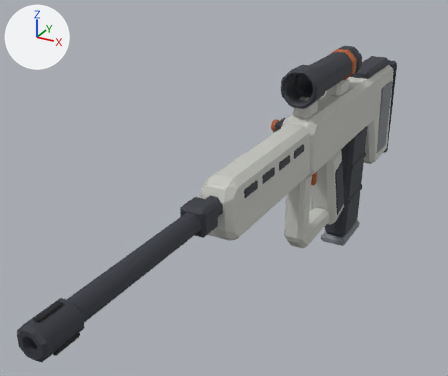
The glTF model roblox/assets/weapons-kit/w_ar@ar_bullpup.glb: old version first, new version second.
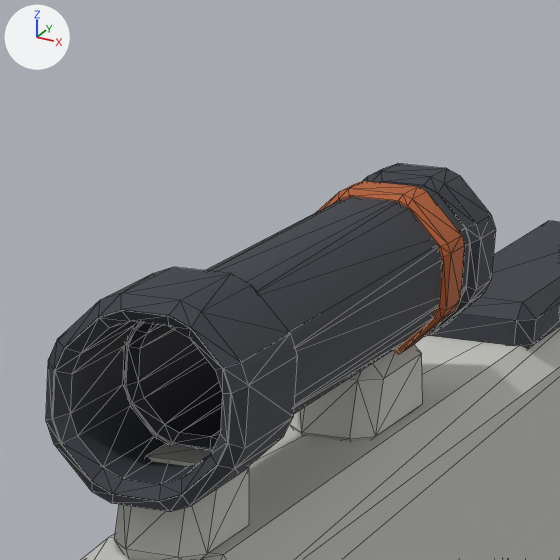
The first picture shows the older version from a camera (50 mm lens) standing at (0.39, -1.05, 0.386) and looking at (-0.098, -0.162, -0.058). The close-ups show the older and then the newer version on the part from 61% to 83% of the width and 4% to 31% of the height of that picture. Only the edits that show in the close-ups are written down. Every picture has the same lights, and +X, +Y and +Z are marked at upper left. The close-ups show mesh edges as thin lines. Vertices at exactly the same position are counted once.

The older version as bpy lines, for what is in view:
```python
me_optic_wza__shell__pc6c7c1 = bpy.data.meshes.new('optic_wzA__shell__pc6c7c1')
me_optic_wza__shell__pc6c7c1.from_pydata(...)  # 48 vertices, 88 faces; spans x -0.016..0.016, y -0.064..0.163, z 0.056..0.09
me_optic_wza__shell__pc6c7c1.materials.append(mat_shell)  # light grey #c6c7c1
# before: 7 (0.009, -0.025, 0.09), 11 (0.009, -0.051, 0.09) at pixel (198, 463), 18 (-0.009, -0.025, 0.09), 22 (-0.009, -0.051, 0.09) at pixel (145, 456)
# before: 31 (0.009, 0.148, 0.09), 35 (0.009, 0.109, 0.09), 42 (-0.009, 0.148, 0.09), 46 (-0.009, 0.109, 0.09)
me_optic_wzn__orange__pb45d2d = bpy.data.meshes.new('optic_wzN__orange__pb45d2d')
me_optic_wzn__orange__pb45d2d.from_pydata(...)  # 128 vertices, 256 faces; spans x -0.0291..0.0291, y 0.13..0.15, z 0.0849..0.1431
me_optic_wzn__orange__pb45d2d.materials.append(mat_orange)  # orange #b45d2d
me_stock_wzb__dark__p353840 = bpy.data.meshes.new('stock_wzB__dark__p353840')
me_stock_wzb__dark__p353840.from_pydata(...)  # 48 vertices, 88 faces; spans x -0.035..0.035, y 0.262..0.469, z -0.172..0.078
me_stock_wzb__dark__p353840.materials.append(mat_dark)  # dark grey #353840
ob_optic_wza__shell__pc6c7c1 = bpy.data.objects.new('optic_wzA__shell__pc6c7c1', me_optic_wza__shell__pc6c7c1)
ob_optic_wza__shell__pc6c7c1.location = (0.0, 0.0, 0.0)
ob_optic_wzn__orange__pb45d2d = bpy.data.objects.new('optic_wzN__orange__pb45d2d', me_optic_wzn__orange__pb45d2d)
ob_optic_wzn__orange__pb45d2d.location = (0.0, 0.0, 0.0)
ob_stock_wzb__dark__p353840 = bpy.data.objects.new('stock_wzB__dark__p353840', me_stock_wzb__dark__p353840)
ob_stock_wzb__dark__p353840.location = (0.0, 0.0, 0.0)
# also in view: 'optic_wzB__dark__p353840' at (0.0, 0.053, 0.114); 'body_wzA__shell__pc6c7c1' at (0.0, 0.188, -0.052)
```
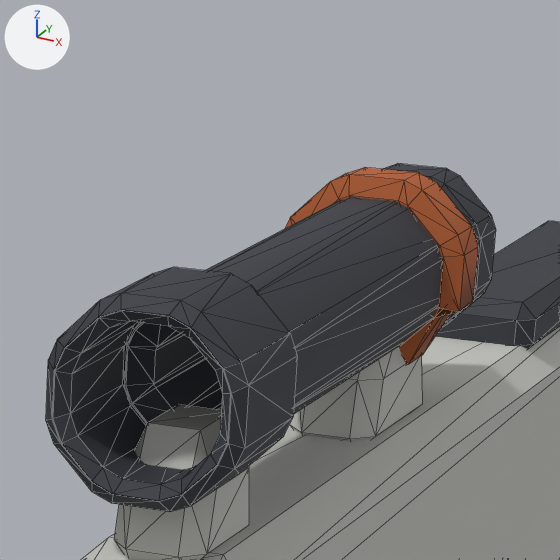
Pixel boxes (x1, y1, x2, y2) of what changed, in the close-ups (560 x 560 px; the box of a moved part takes in the faces that stretch with it):
'optic_wzA__shell__pc6c7c1', reshaped
    before: (114, 345, 423, 560)
    after: (114, 346, 423, 560)
'optic_wzN__orange__pb45d2d', reshaped
    before: (317, 181, 465, 354)
    after: (285, 167, 478, 365)
part 1 of me_optic_wza__shell__pc6c7c1, moved or reshaped
    before: (147, 444, 249, 483)
    after: (135, 405, 249, 483)
part 2 of me_optic_wza__shell__pc6c7c1, moved or reshaped
    before: (349, 345, 421, 380)
    after: (349, 346, 406, 380)

The change in detail:
me_optic_wza__shell__pc6c7c1 is used by ob_optic_wza__shell__pc6c7c1; location (0.0, 0.0, 0.0).
me_optic_wza__shell__pc6c7c1 had 48 vertices, 88 faces and spanned x -0.016..0.016, y -0.064..0.163, z 0.056..0.09.
me_optic_wza__shell__pc6c7c1 now has 48 vertices, 88 faces and spans x -0.016..0.016, y -0.064..0.163, z 0.056..0.101.
Part 1, on me_optic_wza__shell__pc6c7c1:
Vertices 7, 11, 18, 22 of me_optic_wza__shell__pc6c7c1 move by (0.0, 0.0, 0.011).
Part 2, on me_optic_wza__shell__pc6c7c1:
Vertices 31, 35, 42, 46 of me_optic_wza__shell__pc6c7c1 move by (0.0, 0.0, 0.011).
me_optic_wzn__orange__pb45d2d is used by ob_optic_wzn__orange__pb45d2d; location (0.0, 0.0, 0.0).
me_optic_wzn__orange__pb45d2d had 128 vertices, 256 faces and spanned x -0.0291..0.0291, y 0.13..0.15, z 0.0849..0.1431.
me_optic_wzn__orange__pb45d2d now has 128 vertices, 256 faces and spans x -0.034..0.034, y 0.13..0.15, z 0.08..0.148.
me_optic_wzn__orange__pb45d2d part 3: 40 of 128 vertices moved; they spanned x -0.0291..0.0291, y 0.132..0.148, z 0.0849..0.1431 and now span x -0.034..0.034, y 0.132..0.148, z 0.08..0.148; mean shift (0.0, 0.0, 0.0032); largest move (0.0072, 0.132, 0.0918) -> (0.0072, 0.132, 0.1081).
